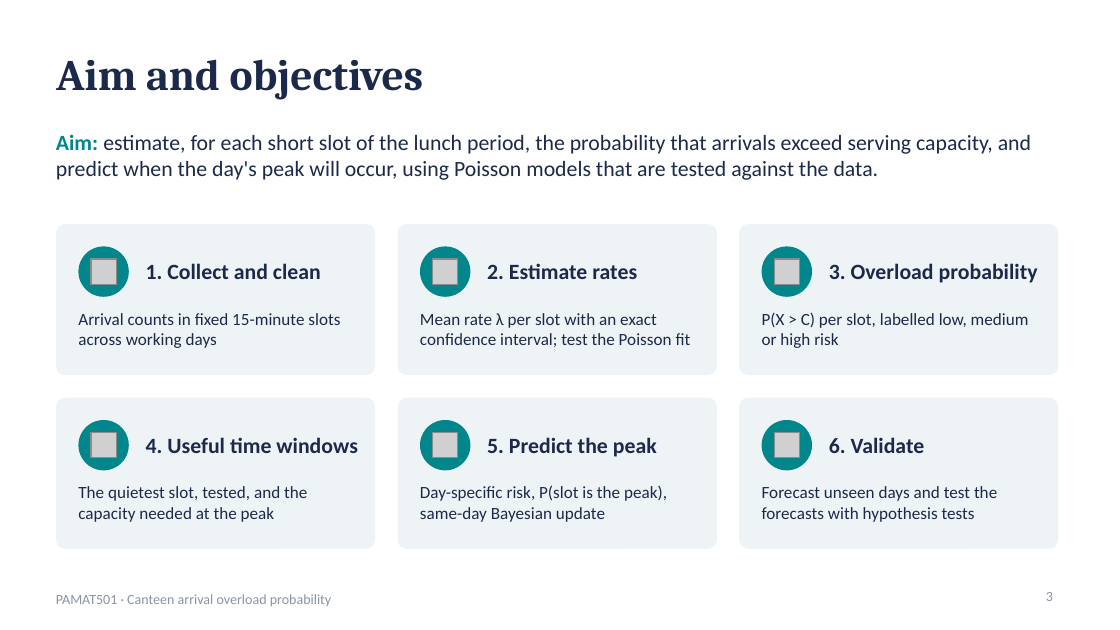
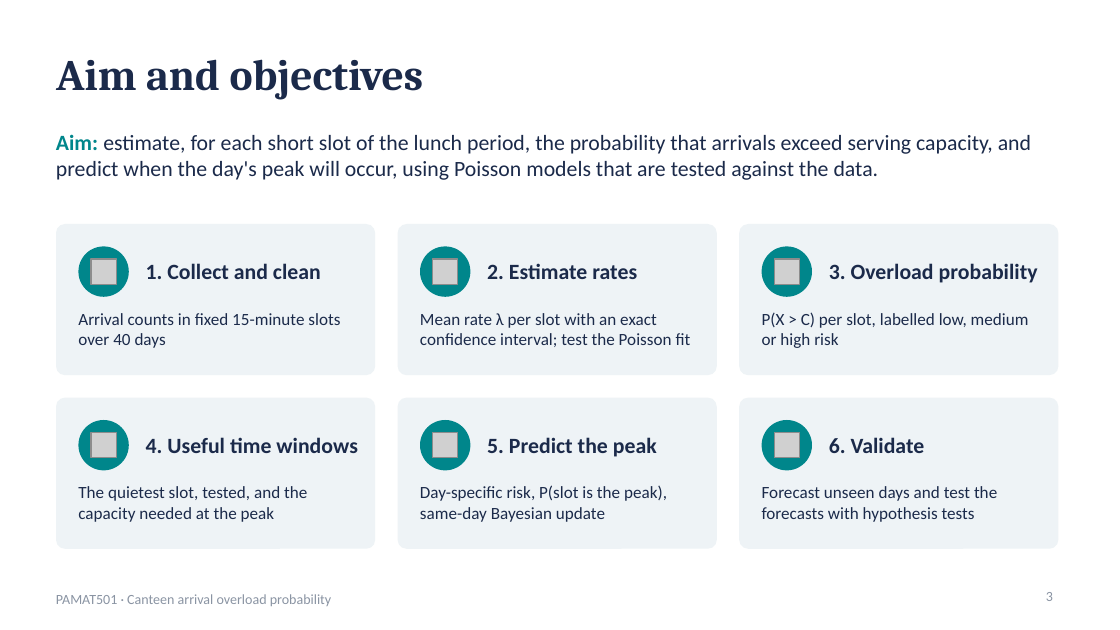
Before and after one commit to FarazAkhtarKhan/CanteenFlow, a slide deck: slide 3 of presentation/canteenflow_presentation.pptx. Drawn at 1120x630 pixels with LibreOffice and Linux fonts; fonts in the diff are those of the drawing; grey boxes stand for pictures. Boxes give left, top, right and bottom in pixels: in the first picture for what was removed or moved away, otherwise in the second. Text is boxed around its words. In the diff, an @@ line names an element or a change of style, - is before the commit and + after.

```diff
--- a/presentation/canteenflow_presentation.pptx
+++ b/presentation/canteenflow_presentation.pptx
@@ text at [78,313,340,348]: text changed @@
-Arrival counts in fixed 15-minute slots across working days
+Arrival counts in fixed 15-minute slots over 40 days
```
Also in this commit, not shown: 14 other slides changed, 28 other files.
